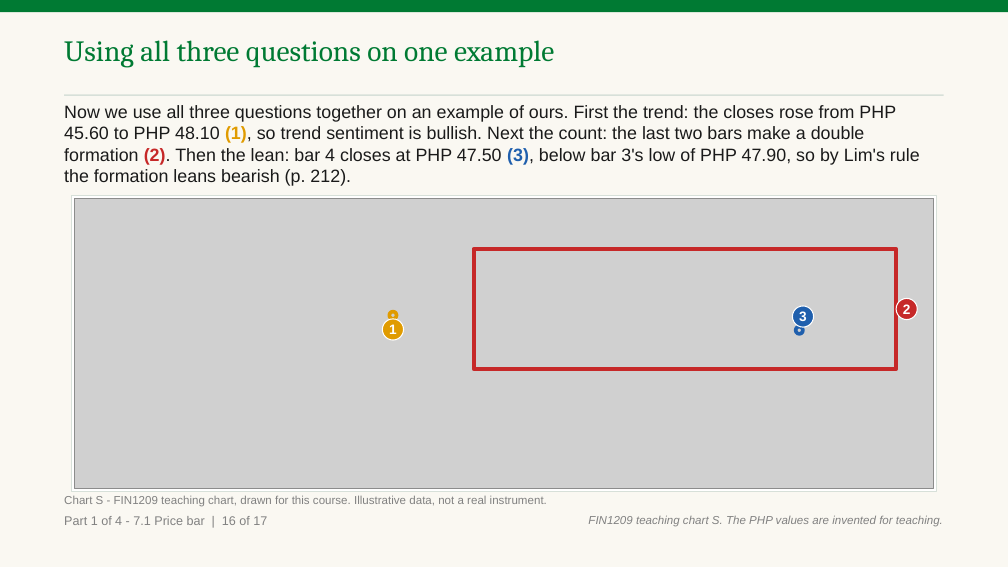
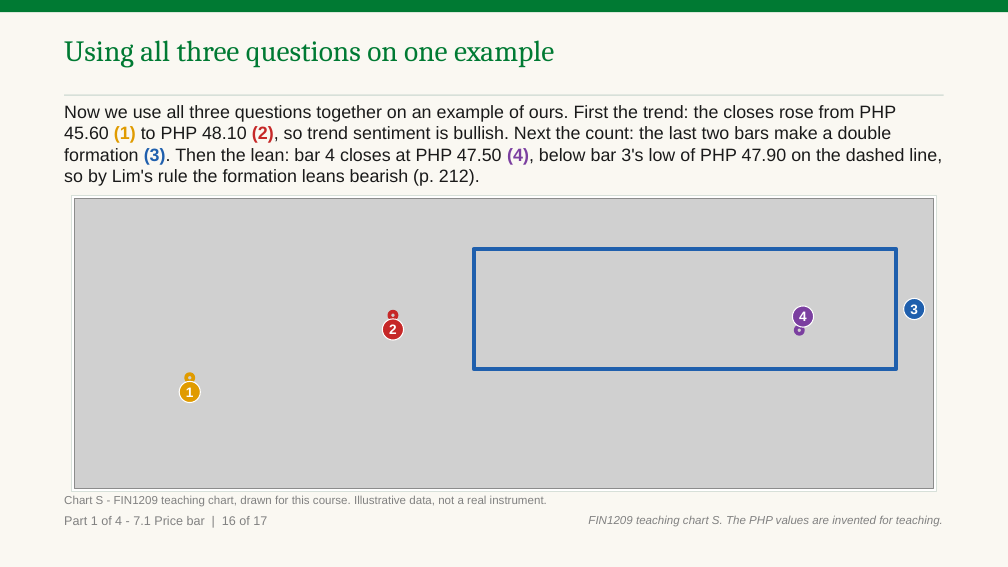
Before and after one commit to benjiesotelo-sudo/Telos_FIN1209, a slide deck: slide 30 of chapter-07/FIN1209-Chapter-07.pptx. Drawn at 1008x567 pixels with LibreOffice and Linux fonts; fonts in the diff are those of the drawing; grey boxes stand for pictures. Boxes give left, top, right and bottom in pixels: in the first picture for what was removed or moved away, otherwise in the second. Text is boxed around its words. In the diff, an @@ line names an element or a change of style, - is before the commit and + after.

```diff
--- a/chapter-07/FIN1209-Chapter-07.pptx
+++ b/chapter-07/FIN1209-Chapter-07.pptx
@@ text at box(64, 105, 942, 186): text changed @@
-Now we use all three questions together on an example of ours. First the trend: the closes rose from PHP 45.60 to PHP 48.10 (1), so trend sentiment is bullish. Next the count: the last two bars make a double formation (2). Then the lean: bar 4 closes at PHP 47.50 (3), below bar 3's low of PHP 47.90, so by Lim's rule the formation leans bearish (p. 212).
+Now we use all three questions together on an example of ours. First the trend: the closes rose from PHP 45.60 (1) to PHP 48.10 (2), so trend sentiment is bullish. Next the count: the last two bars make a double formation (3). Then the lean: bar 4 closes at PHP 47.50 (4), below bar 3's low of PHP 47.90 on the dashed line, so by Lim's rule the formation leans bearish (p. 212).
@@ rectangle at box(474, 249, 897, 369): outline #C62828 3.5 pt to #1F5FAD 3.5 pt @@
@@ ellipse "3": place and size @@
-ellipse "3" at box(792, 306, 814, 327)
+ellipse "3" at box(904, 299, 925, 320)
@@ ellipse "2": place and size @@
-ellipse "2" at box(896, 299, 917, 320)
+ellipse "2" at box(383, 319, 404, 340)
@@ ellipse at box(389, 312, 397, 319): outline #E09B00 3.5 pt to #C62828 3.5 pt @@
@@ ellipse added at box(792, 306, 814, 327), fill #7B3FA0, outline #FFFFFF 1 pt, 13 pt, text #FFFFFF, bold @@
+4
@@ ellipse at box(796, 327, 803, 334): outline #1F5FAD 3.5 pt to #7B3FA0 3.5 pt @@
@@ ellipse "1": place and size @@
-ellipse "1" at box(383, 319, 404, 340)
+ellipse "1" at box(179, 381, 200, 402)
@@ ellipse added at box(186, 374, 194, 382), outline #E09B00 3.5 pt @@
```
Also in this commit, not shown: 8 other slides changed, 3 other files.
